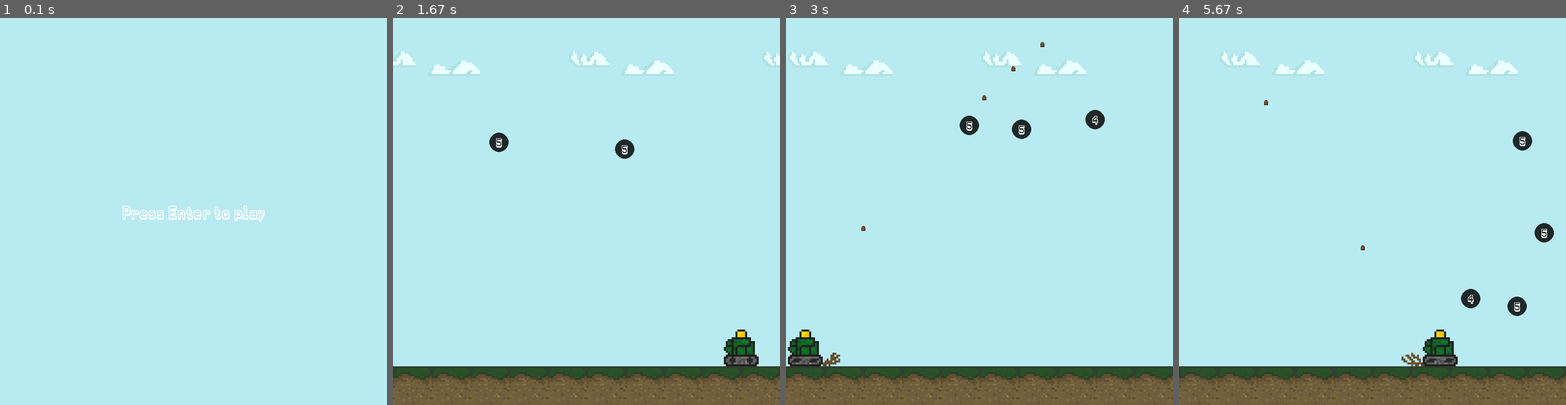
Above: before the commit, frames 1-4 (left to right).
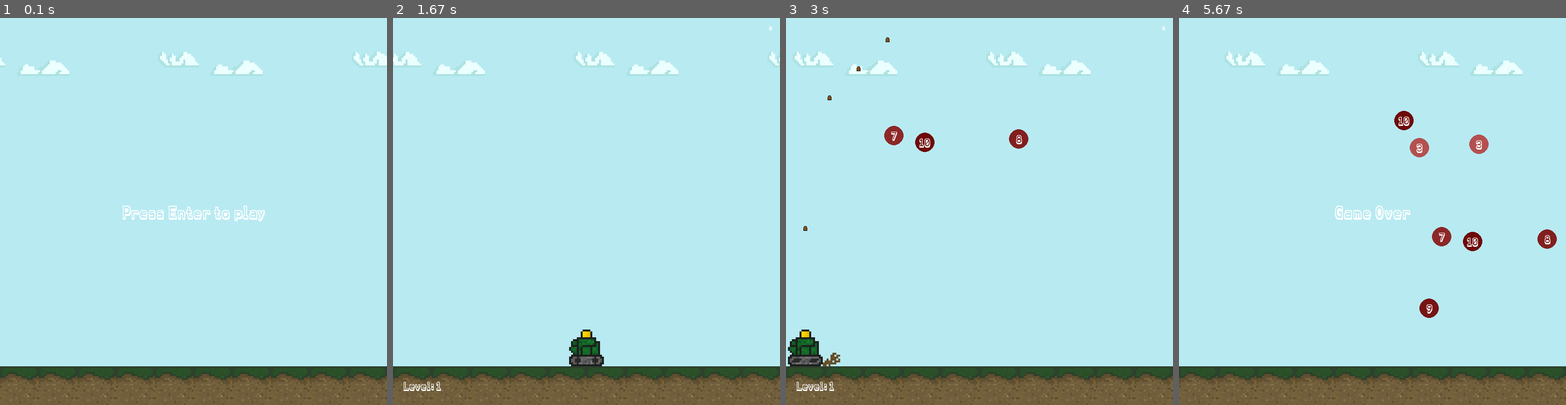
Above: after the commit, the same moments.

Repository: Dominik0409/Tank-game-using-pygame
Game: pygame game, started from tank.py
The game is run twice, just before and just after one commit, with the same random seed, the same clock (stepped at 60 frames per second) and the same inputs.
Inputs:
- Up to frame 1 (0.1 s): no input
- Up to frame 2 (1.67 s): tap Enter at 0.33 s; hold Right 1.17-1.63 s
- Up to frame 3 (3 s): hold Space 1.67-2.2 s; hold Left 1.67-2.2 s; hold M 2.23-2.77 s; hold Left 2.23-2.77 s; tap Space at 2.3, 2.6, 2.87 s; hold Left from 2.8 s (still down)
- Up to frame 4 (5.67 s): tap Space at 3.17, 3.43, 3.73, 3.87, 4.17, 4.53, 4.83, 5.03, 5.33, 5.53 s; release Left at 3.33 s; hold Left 3.37-3.77 s; hold Right 3.8-4.43 s; hold Left 4.47-4.93 s; hold Right 4.97-5.43 s; hold Right from 5.47 s (still down)

The runs differ from the first frame. In frame 1, 11% of the frame differs, in the area x 0-100%, y 8-100%; in frame 2, 2.5%; in frame 3, 2.0%; in frame 4, 3.7%.

Commit message:
03.09.21.1

Diff:
--- a/tank.py
+++ b/tank.py
@@ -22,6 +22,61 @@
 
     def spawn(self,x,y):
         self.bonus_shield.append([pygame.Rect(x,y,20,20),5,0])
+
+class Mine_bonus():
+    def __init__(self,game):
+        self.game = game
+        self.crateL_png = pygame.image.load("resources/crateL.png").convert_alpha()
+        self.crateL_png = pygame.transform.scale(self.crateL_png,(40,40))
+        self.bonus_mine = []
+    def draw(self):
+        self.update()
+        for i in self.bonus_mine:
+            self.game.display.blit(self.crateL_png,(i[0].x,i[0].y))
+
+    def update(self):
+        for i in range(len(self.bonus_mine)):
+            self.bonus_mine[i][2] += 1/60
+            if self.bonus_mine[i][0].bottom < 700:
+                self.bonus_mine[i][0].y += (self.bonus_mine[i][1] + 9.8*self.bonus_mine[i][2])
+            else:
+                self.bonus_mine[i][0].bottom = 700
+
+
+    def spawn(self,x,y):
+        self.bonus_mine.append([pygame.Rect(x,y,20,20),5,0])
+
+
+class Laser():
+    def __init__(self,game):
+        self.game = game
+        self.laser_png = pygame.image.load("resources/mine.png").convert_alpha()
+        self.laser_png = pygame.transform.scale(self.laser_png,(60,60))
+        self.laser = []
+        self.cooldown = 0
+
+    def draw(self):
+        self.update()
+        for i in self.laser:
+            pygame.draw.rect(self.game.display,'red',i[2])
+            self.game.display.blit(self.laser_png,(i[0].x,i[0].y))
+
+    def update(self):
+        self.spawn(self.game.can.tank.x,self.game.can.tank.y)
+        if self.cooldown > 0: self.cooldown -= 1
+        i = 0
+        while i < len(self.laser):
+            self.laser[i][1] -= 1/60
+            if self.laser[i][1] <= 0:
+                self.laser.pop(i)
+            i += 1
+
+    def spawn(self,x,y):
+        if self.game.m == True and self.game.mines_left > 0 and self.cooldown == 0:
+            self.cooldown = 60
+            self.game.mines_left -= 1
+            self.laser.append([pygame.Rect(x,y,60,60),5,pygame.Rect(x+20,y-780,20,800)])
+
 class Ball():
     def __init__(self,game):
         self.game = game
@@ -33,7 +88,10 @@
     def draw(self):
         self.update()
         for i in self.ball:
-            pygame.draw.circle(self.game.display,(30,40,40),(i[0].centerx,i[0].centery),20)
+            r = i[4]*10
+            g = i[4]*10
+            b = i[4]*10
+            pygame.draw.circle(self.game.display,(210-r,110-g,110-b),(i[0].centerx,i[0].centery),20)
             self.game.drawtext(20,self.game.font,str(i[4]),'white',i[0].centerx,i[0].centery)
     def update(self):
         for i in range(len(self.ball)):
@@ -45,9 +103,27 @@
             yv = self.ball[i][3] -self.g*self.ball[i][1]
             self.ball[i][1] += 1/60
             self.ball[i][0].y -= yv
-    def spawn(self):
-        if random.randint(0,100) == 1:
-            self.ball.append([pygame.Rect(random.randint(100,700),400,40,40),0,2,10,5])
+        i = 0
+        while i < len(self.ball):
+            for j in self.game.laser.laser:
+                if self.ball[i][0].colliderect(j[2]):
+                    self.ball[i][4] -= 1
+                    if self.ball[i][4] == 0:
+                        self.destroy(i)
+                        break
+            i += 1
+    def spawn(self,probability):
+        if random.randint(0,probability) == 1:
+            self.ball.append([pygame.Rect(random.randint(100,700),400,40,40),0,2,10,random.randint(3,10)])
+
+    def destroy(self,i):
+        if random.randint(0,15) == 1:
+            self.game.bonus_s.spawn(self.game.ball.ball[i][0].x, self.game.ball.ball[i][0].y)
+        if random.randint(0,15) == 2:
+            self.game.bonus_m.spawn(self.game.ball.ball[i][0].x, self.game.ball.ball[i][0].y)
+        self.ball.pop(i)
+        self.game.score += 1
+        self.game.sound('pop')
 
 class Bullets():
     def __init__(self,game):
@@ -72,10 +148,7 @@
                     self.bullets_list.pop(i)
                     if self.game.ball.ball[j][4] != 1: self.game.ball.ball[j][4] -= 1
                     elif self.game.ball.ball[j][4] == 1:
-                        if random.randint(0,10) == 1:
-                            self.game.bonus_s.spawn(self.game.ball.ball[j][0].x, self.game.ball.ball[j][0].y)
-                        self.game.ball.ball.pop(j)
-                        self.game.score += 1
+                        self.game.ball.destroy(j)
                     break
             i += 1
         i = 0
@@ -90,7 +163,7 @@
 
     def __init__(self,game):
         self.game = game
-        self.tank = pygame.Rect(400,660,60,60)
+        self.tank = pygame.Rect(360,-60,60,60)
         self.shield_rect = self.tank.copy()
         self.shield_rect.inflate_ip(100,100)
         self.shield = False
@@ -170,24 +243,33 @@
         self.display = pygame.display.set_mode((800,800))
         self.running = True
         self.pause = True
+        self.startup = True
         self.can = Cannon(self)
         self.bul = Bullets(self)
         self.ball = Ball(self)
         self.bonus_s = Shield_bonus(self)
+        self.bonus_m = Mine_bonus(self)
+        self.laser = Laser(self)
         self.score = 0
+        self.score_max = 30
+        self.mines_left = 0
+        self.level = 1
+        self.current_state = 'Press Enter to play'
         self.grass1_png = pygame.image.load("resources/grass1.png").convert_alpha()
         self.grass1_png = pygame.transform.scale(self.grass1_png,(80,80))
         self.cloud_1_png = pygame.image.load("resources/cloud1.png").convert_alpha()
         self.cloud_1_png = pygame.transform.scale(self.cloud_1_png,(160,80))
         self.cloud_2_png = pygame.image.load("resources/cloud2.png").convert_alpha()
         self.cloud_2_png = pygame.transform.scale(self.cloud_2_png,(160,80))
+        self.bg_png = pygame.image.load("resources/bg.png").convert_alpha()
+        self.bg_png = pygame.transform.scale(self.bg_png,(800,800))
         self.cloudx = -100
         self.font = "resources/Font1.ttf"
         self.shot = pygame.mixer.Sound("resources/shot.mp3")
         self.engine = pygame.mixer.Sound("resources/engine.mp3")
+        self.pop = pygame.mixer.Sound("resources/pop.mp3")
         self.engine_channel = pygame.mixer.Channel(1)
-        self.shot_channel = pygame.mixer.Channel(2)
-        self.left, self.right, self.space = False,False,False
+        self.left, self.right, self.space, self.m = False,False,False,False
 
 
     def loop(self):
@@ -196,22 +278,55 @@
             self.shield_time = 0
         self.can.update()
         self.bul.fire(self.can.tank.centerx+5,self.can.tank.y)
-        self.display.fill((184,234,242))
+        self.bg()
         self.draw_clouds()
-        pygame.draw.rect(self.display,'red',pygame.Rect(0,0,800*(self.score/100),20))
+        pygame.draw.rect(self.display,'red',pygame.Rect(0,0,800*(self.score/self.score_max),20))
+        self.drawtext(10,self.font,f'{self.mines_left}','white',780,20)
         self.bonus_s.draw()
+        self.bonus_m.draw()
         self.ball.draw()
+        self.laser.draw()
         for i in range(10):
             self.display.blit(self.grass1_png, (i*80,720))
-
+        self.drawtext(20,self.font,f'Level: {self.level}','white',60,760)
         self.bul.animate_bullets()
         self.can.animation()
         self.can.animation_move_left()
         self.can.animation_move_right()
         self.can.engine_sound()
-        self.ball.spawn()
+        self.ball.spawn(100-self.level*7)
         self.collision()
         self.isover()
+
+    def loop_dead(self):
+        self.bg()
+        self.draw_clouds()
+        self.ball.draw()
+        for i in range(10):
+            self.display.blit(self.grass1_png, (i*80,720))
+        self.drawtext(30,self.font,self.current_state,'white',400,400)
+
+    def start_animation(self):
+        t = 0
+        while self.can.tank.bottom < 720:
+            self.bg()
+            self.draw_clouds()
+            self.can.update()
+            self.can.animation()
+            self.bonus_s.draw()
+            self.bonus_m.draw()
+            self.ball.draw()
+            self.laser.draw()
+            for i in range(10):
+                self.display.blit(self.grass1_png, (i*80,720))
+            self.collision()
+            self.can.tank.y += 15*t
+            t += 1/60
+            pygame.display.flip()
+            self.clock.tick(60)
+        self.can.tank.bottom = 720
+        self.startup = False
+
 
     def draw_clouds(self):
         self.cloudx += 0.5
@@ -225,14 +340,15 @@
         self.display.blit(self.cloud_2_png,(int(self.cloudx)+900,60))
         if self.cloudx == 300: self.cloudx = -100
 
-    def idle_screen(self):
-        self.display.fill((184,234,242))
-        self.drawtext(30,self.font,'Press Enter to play','white',400,400)
-        pygame.display.flip()
-
     def sound(self, sound):
         if sound == 'shot':
-            self.shot_channel.play(self.shot)
+            self.shot.play()
+        if sound == 'pop':
+            self.pop.play()
+
+    def bg(self):
+        self.display.fill((184,234,242))
+        # self.display.blit(self.bg_png,(0,150))
 
     def collision(self):
         for i in range(len(self.ball.ball)):
@@ -241,7 +357,7 @@
         if self.can.shield:
             for i in range(len(self.ball.ball)):
                 if self.ball.ball[i][0].colliderect(self.can.shield_rect):
-                    self.ball.ball.pop(i)
+                    self.ball.destroy(i)
                     break
         for i in range(len(self.bonus_s.bonus_shield)):
             if self.bonus_s.bonus_shield[i][0].colliderect(self.can.tank):
@@ -250,21 +366,41 @@
                 self.bonus_s.bonus_shield.pop(i)
                 break
 
+        for i in range(len(self.bonus_m.bonus_mine)):
+            if self.bonus_m.bonus_mine[i][0].colliderect(self.can.tank):
+                self.mines_left += 1
+                self.bonus_m.bonus_mine.pop(i)
+                break
+
     def isover(self):
-        if self.score == 100:
+        if self.score == self.score_max and self.level == 10:
             self.gameover()
+        elif self.score == self.score_max:
+            self.nextlevel()
+
 
     def gameover(self):
         self.pause = True
-        self.display.fill((184,234,242))
-        self.drawtext(30,self.font,'Game Over','white',400,400)
+        self.current_state = 'Game Over'
+        self.level = 1
+        self.startup = True
+
+    def nextlevel(self):
+        self.pause = True
+        self.current_state = 'Press Enter for the next level'
+        self.level += 1
+        self.startup = True
 
     def reset(self):
         self.can = Cannon(self)
         self.bul = Bullets(self)
         self.ball = Ball(self)
-        self.left, self.right, self.space = False,False,False
+        self.bonus_s = Shield_bonus(self)
+        self.bonus_m = Mine_bonus(self)
+        self.laser = Laser(self)
+        self.left, self.right, self.space, self.m = False,False,False,False
         self.pause = False
+        self.score = 0
 
     def drawtext(self,size,font,text,color,x,y):
         fontwsize = pygame.font.Font(font,size)
@@ -277,38 +413,48 @@
 
 
     def reset_keys(self):
-        self.left, self.right = False,False
+        self.left, self.right, self.space, self.m = False,False,False,False
 
     def run(self):
-        self.idle_screen()
         while self.running:
             while not self.pause:
+                if self.startup:
+                    self.start_animation()
+                else:
+                    for event in pygame.event.get():
+                        if event.type == pygame.QUIT:
+                            pygame.quit()
+                        if event.type == pygame.KEYDOWN:
+                            if event.key == pygame.K_RIGHT:
+                                self.right = True
+                            if event.key == pygame.K_LEFT:
+                                self.left = True
+                            if event.key == pygame.K_SPACE:
+                                self.space = True
+                            if event.key == pygame.K_m:
+                                self.m = True
+                        if event.type == pygame.KEYUP:
+                            if event.key == pygame.K_RIGHT:
+                                self.right = False
+                            if event.key == pygame.K_LEFT:
+                                self.left = False
+                            if event.key == pygame.K_SPACE:
+                                self.space = False
+                            if event.key == pygame.K_m:
+                                self.m = False
+                    self.loop()
+                    pygame.display.flip()
+                    self.clock.tick(60)
+            while self.pause:
                 for event in pygame.event.get():
                     if event.type == pygame.QUIT:
                         pygame.quit()
                     if event.type == pygame.KEYDOWN:
-                        if event.key == pygame.K_RIGHT:
-                            self.right = True
-                        if event.key == pygame.K_LEFT:
-                            self.left = True
-                        if event.key == pygame.K_SPACE:
-                            self.space = True
-                    if event.type == pygame.KEYUP:
-                        if event.key == pygame.K_RIGHT:
-                            self.right = False
-                        if event.key == pygame.K_LEFT:
-                            self.left = False
-                        if event.key == pygame.K_SPACE:
-                            self.space = False
-                self.loop()
+                        if event.key == pygame.K_RETURN:
+                            self.reset()
+                self.loop_dead()
                 pygame.display.flip()
                 self.clock.tick(60)
-            for event in pygame.event.get():
-                if event.type == pygame.QUIT:
-                    pygame.quit()
-                if event.type == pygame.KEYDOWN:
-                    if event.key == pygame.K_RETURN:
-                        self.reset()
 
 if __name__ == "__main__":
     game = CannonGame()
Binary file added: resources/bg.png
Binary file added: resources/crateL.png
Binary file added: resources/mine.png
Not shown, added: resources/pop.mp3
Not shown, changed: resources/shot.mp3
